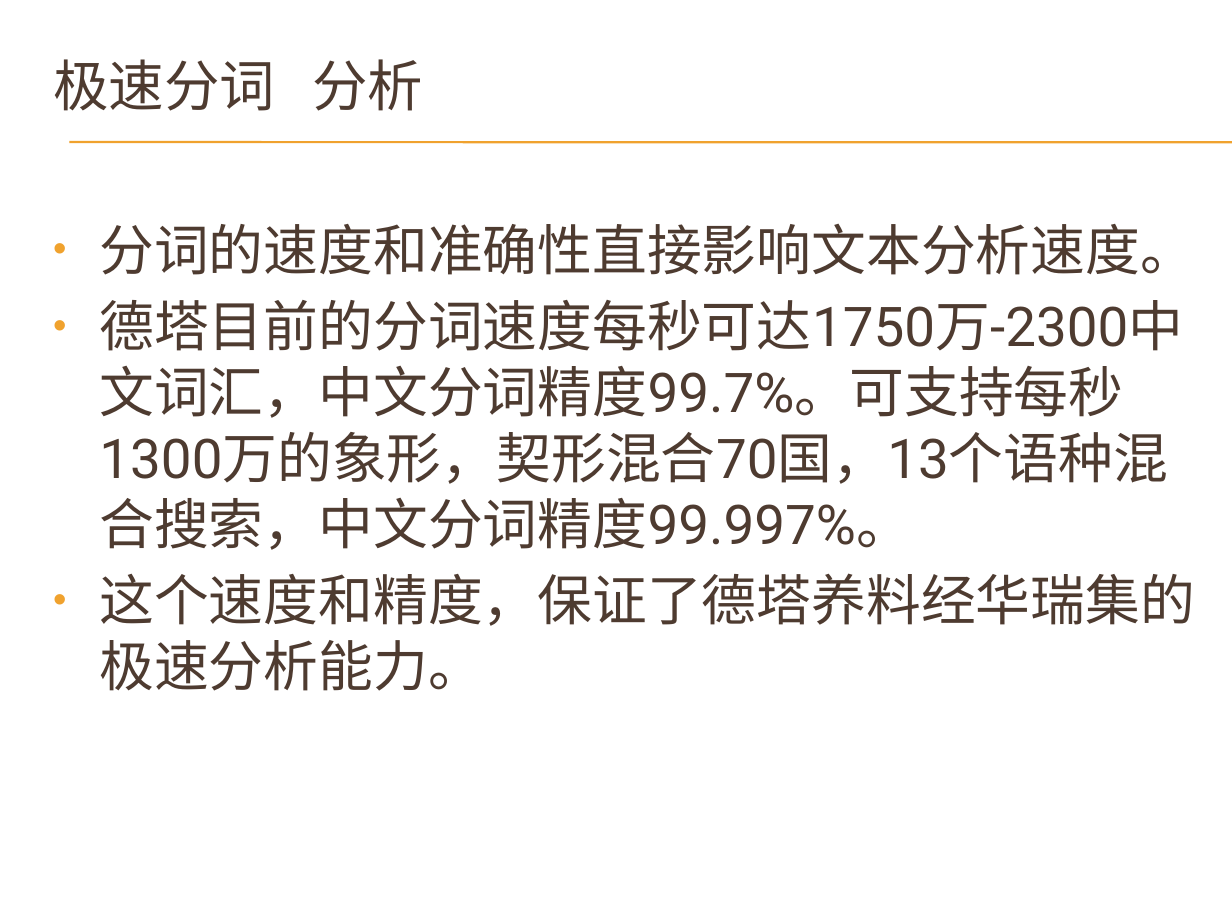
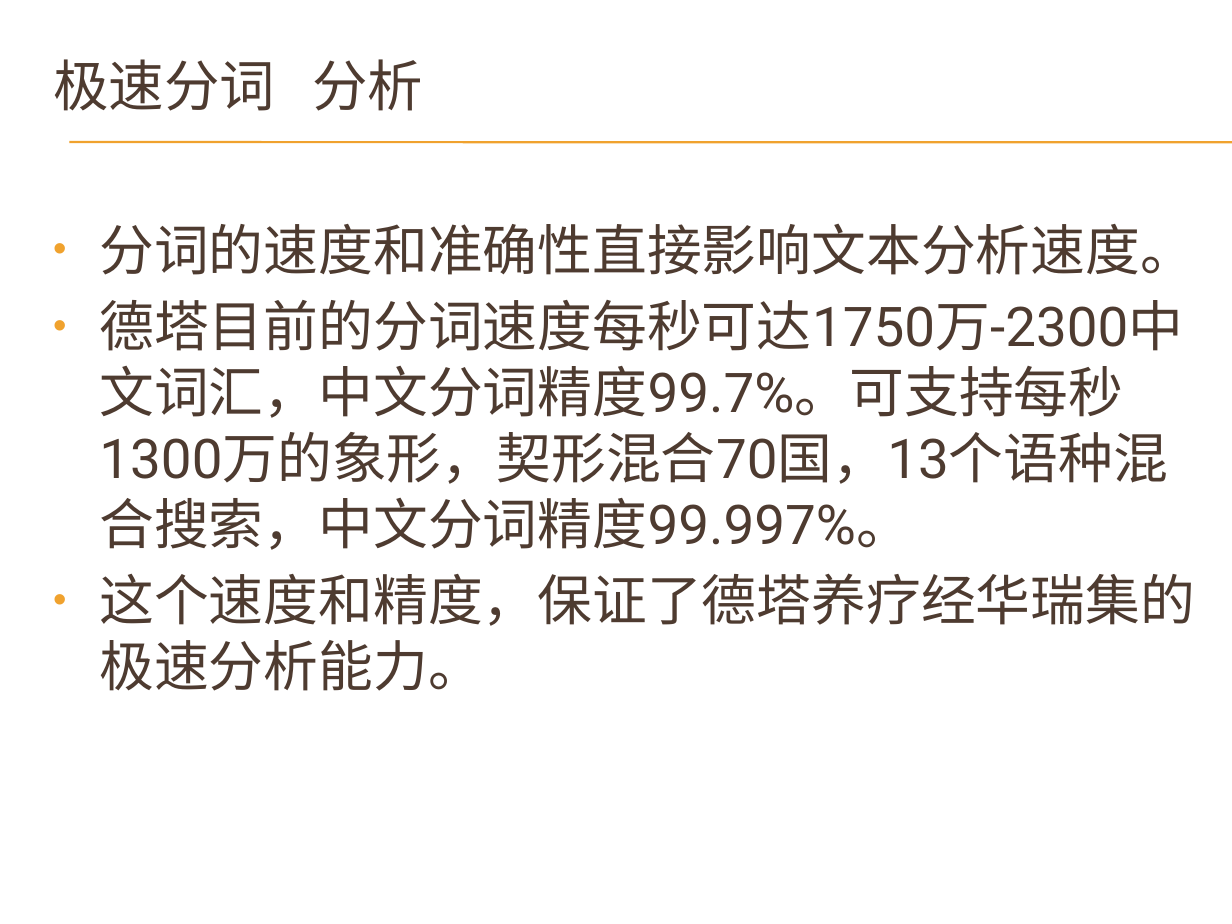
Before and after one commit to yaoguangluo/Deta_Resource, a slide deck: slide 7 of 德塔华瑞集搜索算法介绍.pptx. Drawn at 1232x924 pixels with LibreOffice and Linux fonts; fonts in the diff are those of the drawing; background and template pictures are left out. Boxes give left, top, right and bottom in pixels: in the first picture for what was removed or moved away, otherwise in the second. Text is boxed around its words. In the diff, an @@ line names an element or a change of style, - is before the commit and + after.

```diff
--- a/德塔华瑞集搜索算法介绍.pptx
+++ b/德塔华瑞集搜索算法介绍.pptx
@@ text at [99,573,1194,691]: text changed @@
-• 这个速度和精度，保证了德塔养料经华瑞集的极速分析能力。
+• 这个速度和精度，保证了德塔养疗经华瑞集的极速分析能力。
```
Also in this commit, not shown: 1 other slide changed, 1 other file.
